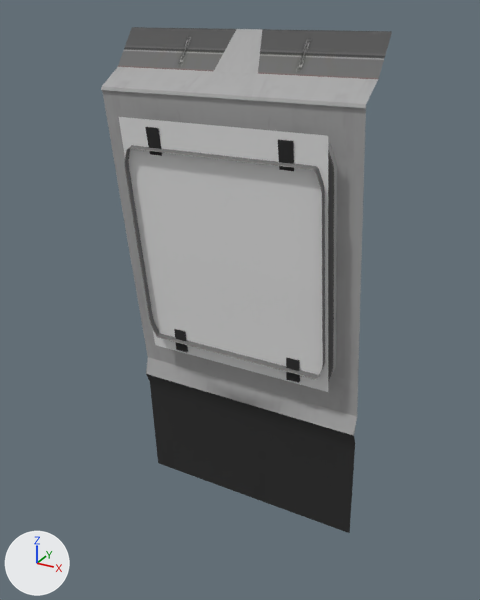
Before and after pictures for a commit that changed the glTF model public/assets/futurist/fut-painel-janela.gltf.
Before and after are seen from a camera (50 mm lens) standing at (1.16, -2.05, 2.07) and looking at (0.02, 0.02, 1.03). The axes (+X, +Y, +Z) are drawn at lower left. The lights are the same throughout. The picture after the commit comes second. Where no turn or scale is listed for an object, it has been applied to the vertices. Vertices at exactly the same position are counted once.

The first picture shows 'WallAstra_Straight_Window'.
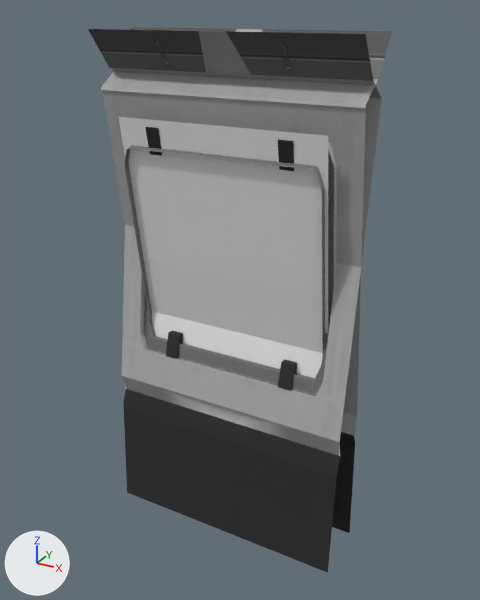
Where the newer file only moved an object's origin or applied its transform, the numbers keep the older frame.

Changed parts and their boxes [x1, y1, x2, y2] in the pictures (480 x 600 px):
'WallAstra_Straight_Window', reshaped (8% taller): before [101, 27, 392, 533]; after [88, 27, 392, 573]
part 1 of me_plane_157, added: after [152, 311, 323, 378]
part 2 of me_plane_157, added: after [88, 29, 382, 573]
part 3 of me_plane_157, built on: before [125, 142, 337, 194]; after [125, 142, 337, 391]

Edits to the bpy script that builds the scene:
```text
Change me_plane_157:
    used by ob_wallastra_straight_window; location = (0.0, 0.0, 1.0)
    remove me_plane_157.from_pydata(...)  # 306 vertices, 488 faces; spans x -0.5..0.5, y -0.12..0.12, z -1.0..1.0
    add me_plane_157.from_pydata(...)  # 612 vertices, 976 faces; spans x -0.5..0.5, y -0.12..0.12, z -1.0..1.0
    me_plane_157 part 1: the loose piece of 9 vertices spanning x -0.4..0.4, y -0.11..0.03, z -0.27..0.71 is copied, and the copy is mirrored in y about the mesh origin; it spans x -0.4..0.4, y -0.03..0.11, z -0.27..0.71
    me_plane_157 part 2: a new loose piece of 265 vertices spanning x -0.5..0.5, y -0.12..0.12, z -1.0..1.0
    me_plane_157 part 3
    72 faces are deleted
    16 vertices are added at x -0.28..0.23, y -0.07..0.12, z -0.26..0.7
    16 new vertices lie (0.05, 0.0, 0.0) away from vertices in x -0.28..0.23, y -0.07..0.12, z -0.26..0.7
    30 new faces join them, mat_mi_trim_03 (picture img_t_trim_03_basecolor)
    42 new faces join them, mat_mi_trim_02 (picture img_t_trim_02_basecolor_red)
    48 new faces join them, mat_mi_trim_03_dark (picture img_t_trim_03_cables)
```
